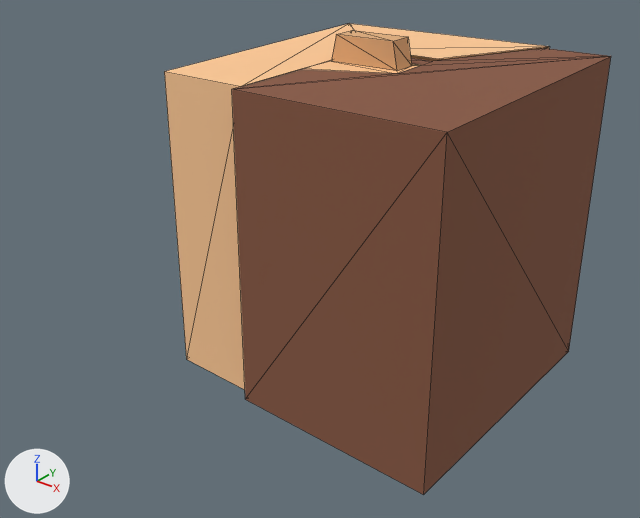
A saved change to the glTF model createdAssets/chromeHead.glb.
Camera for both pictures: a 50 mm lens placed at (1.661, -1.84, 1.876), pointed at (0.203, -0.018, 0.747). Every picture has the same lights, and +X, +Y and +Z are marked at lower left. Mesh edges are drawn as thin lines.

In view in the first picture: 'Face', 'Male_Hair_9_White'.
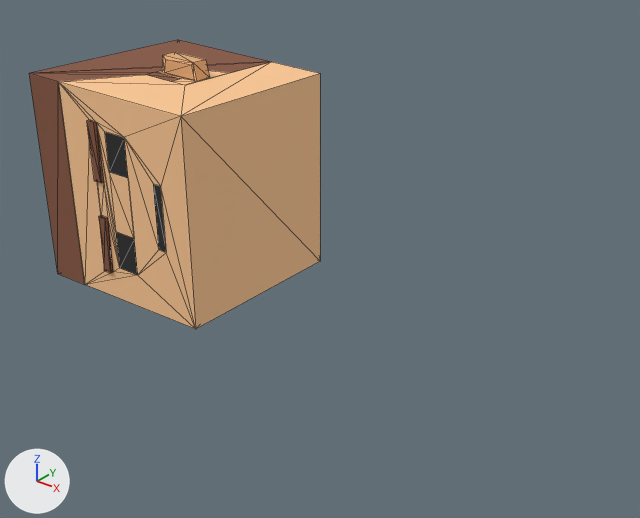
ob_head_dummy is not drawn itself; it is the parent of ob_male_hair_9_white.

Changed parts and their boxes [x1, y1, x2, y2] in the pictures (640 x 518 px):
'Male_Hair_9_White', moved, turned, rescaled: before [232, 30, 611, 495]; after [29, 39, 271, 284]
'Face', moved, turned, rescaled: before [164, 23, 549, 390]; after [58, 62, 320, 329]

The change in detail:
Object 'Face' (ob_face) moves from (-0.01, 0.012, 0.915) to (0.0, -0.05, 0.897).
Object 'Face' (ob_face) turns from (90, 90, 0) to (-90, 90, 0) degrees about x, y and z.
Object 'Face' (ob_face) is rescaled from (0.0338, 0.0338, 0.0342) to (0.0254, 0.0254, 0.0254).
Object 'Head_Dummy' (ob_head_dummy) is rescaled from (1.33, 1.35, 1.33) to (1.0, 1.0, 1.0).
Object 'Head_Dummy' (ob_head_dummy) moves from (-0.0095, -0.0188, 0.915) to (0.000367, -0.0499, 0.897).
Object 'Head_Dummy' (ob_head_dummy) turns from (-0.4, 90, 0) to (180, 90, 0) degrees about x, y and z.
